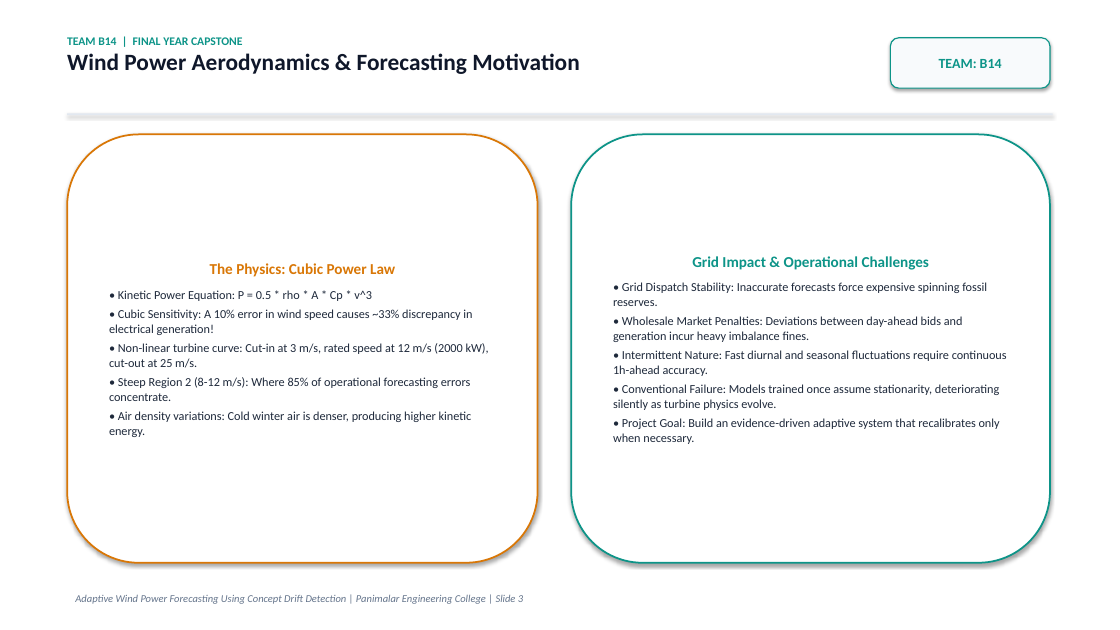
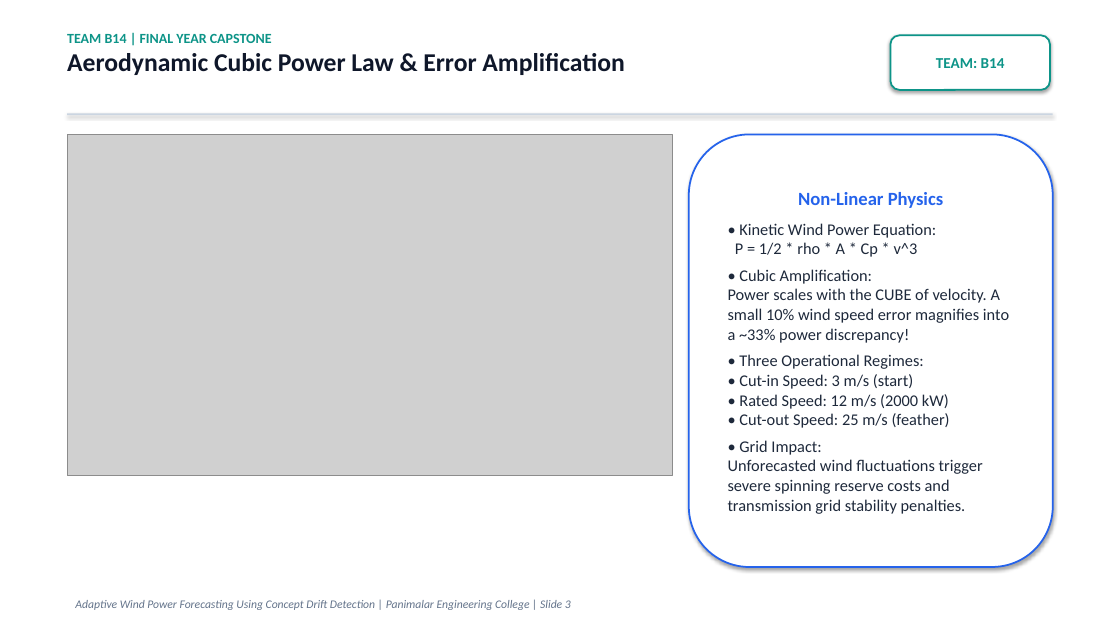
Before and after one commit to thanyab09/Adaptive_Wind_Power_Forecasting_Using_Concept_Drift, a slide deck: slide 3 of reports/Adaptive_Wind_Power_Forecasting_Team_B14.pptx. Drawn at 1120x630 pixels with LibreOffice and Linux fonts; fonts in the diff are those of the drawing; grey boxes stand for pictures. Boxes give left, top, right and bottom in pixels: in the first picture for what was removed or moved away, otherwise in the second. Text is boxed around its words. In the diff, an @@ line names an element or a change of style, - is before the commit and + after.

Commit message:
feat: visual-first final-year presentation deck with large fonts, data charts, and minimal theory for Team B14

```diff
--- a/reports/Adaptive_Wind_Power_Forecasting_Team_B14.pptx
+++ b/reports/Adaptive_Wind_Power_Forecasting_Team_B14.pptx
@@ text at (67,53,624,75): text changed; size 20 to 22 pt @@
-Wind Power Aerodynamics & Forecasting Motivation
+Aerodynamic Cubic Power Law & Error Amplification
@@ text at (67,34,272,43): size 10 to 12 pt in "TEAM B14 | FINAL YEAR CAPSTONE" @@
@@ rounded rectangle "TEAM: B14" at (891,35,1050,90): size 12 to 13 pt; fill #F8FAFC to #FFFFFF; outline #0D9488 1 pt to #0D9488 1.5 pt @@
@@ rectangle at (67,113,1053,115): fill #E2E8F0 to #CBD5E1 @@
@@ rounded rectangle removed at (67,134,538,563) @@
-The Physics: Cubic Power Law
-• Kinetic Power Equation: P = 0.5 * rho * A * Cp * v^3
-• Cubic Sensitivity: A 10% error in wind speed causes ~33% discrepancy in electrical generation!
-• Non-linear turbine curve: Cut-in at 3 m/s, rated speed at 12 m/s (2000 kW), cut-out at 25 m/s.
-• Steep Region 2 (8-12 m/s): Where 85% of operational forecasting errors concentrate.
-• Air density variations: Cold winter air is denser, producing higher kinetic energy.
@@ picture added at (67,134,672,476) @@
@@ rounded rectangle removed at (571,134,1050,563) @@
-Grid Impact & Operational Challenges
-• Grid Dispatch Stability: Inaccurate forecasts force expensive spinning fossil reserves.
-• Wholesale Market Penalties: Deviations between day-ahead bids and generation incur heavy imbalance fines.
-• Intermittent Nature: Fast diurnal and seasonal fluctuations require continuous 1h-ahead accuracy.
-• Conventional Failure: Models trained once assume stationarity, deteriorating silently as turbine physics evolve.
-• Project Goal: Build an evidence-driven adaptive system that recalibrates only when necessary.
@@ rounded rectangle added at (689,134,1053,567), fill #FFFFFF, outline #2563EB 1.5 pt, 14 pt, text #1E293B @@
+Non-Linear Physics
+• Kinetic Wind Power Equation:
+P = 1/2 * rho * A * Cp * v^3
+• Cubic Amplification:
+Power scales with the CUBE of velocity. A small 10% wind speed error magnifies into a ~33% power discrepancy!
+• Three Operational Regimes:
+• Cut-in Speed: 3 m/s (start)
+• Rated Speed: 12 m/s (2000 kW)
+• Cut-out Speed: 25 m/s (feather)
+• Grid Impact:
+Unforecasted wind fluctuations trigger severe spinning reserve costs and transmission grid stability penalties.
@@ text "Adaptive Wind Power Forecasting Using ..." at (75,600,571,610): size 9 to 10 pt @@
```
Also in this commit, not shown: 18 other slides changed, 1 slide added, 1 slide removed, 14 other files.
